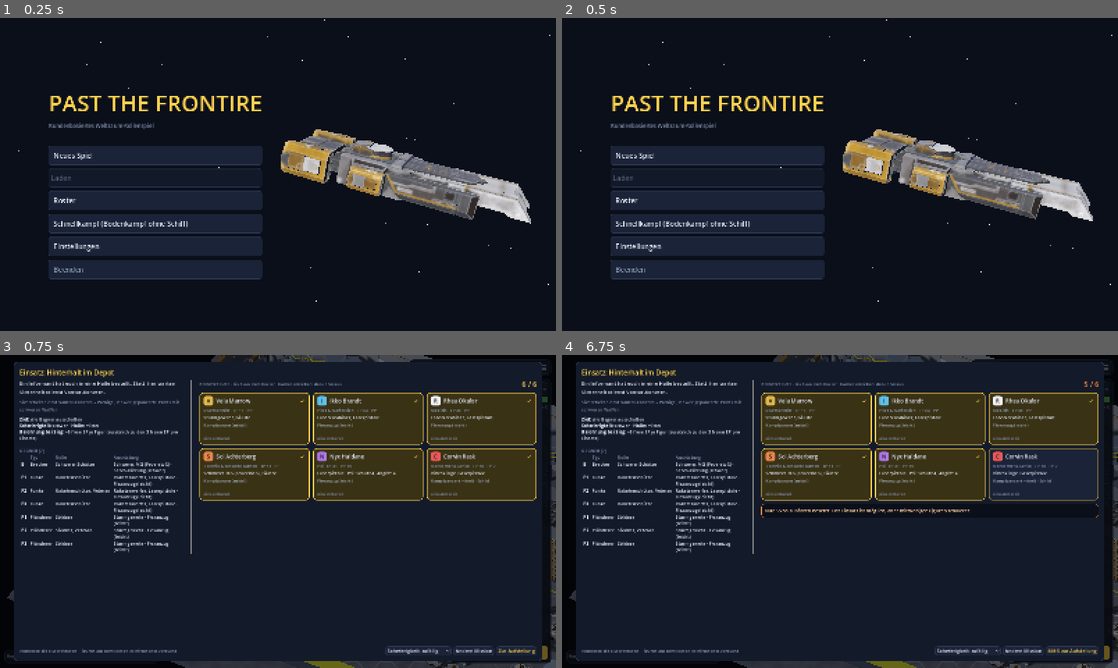
Above: before the commit, frames 1-4 (two rows, left to right).
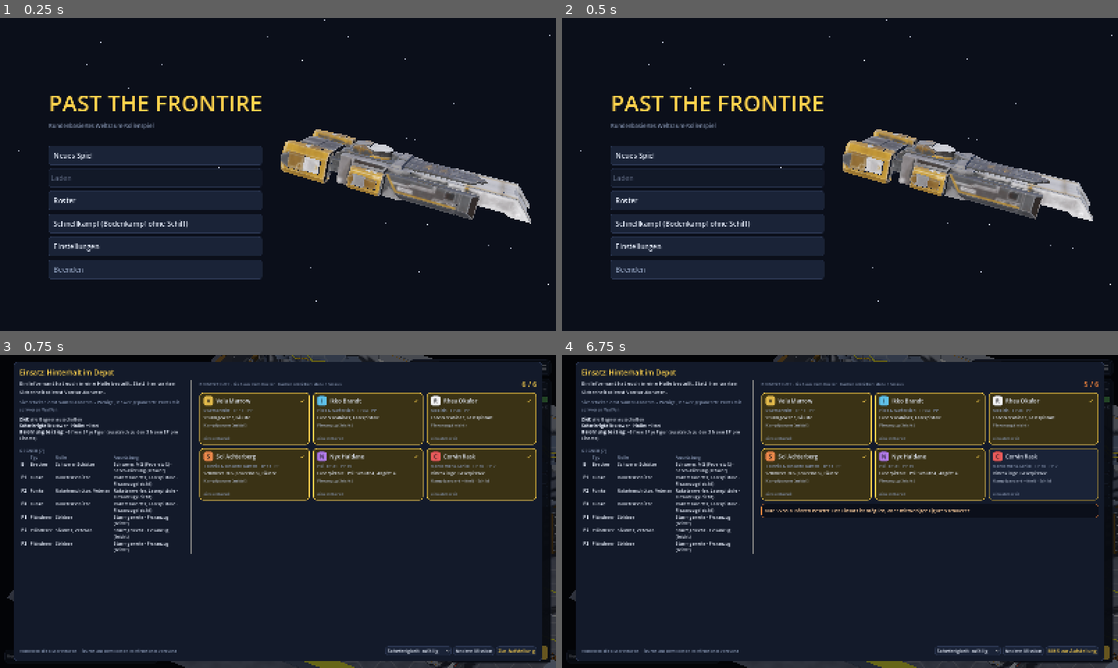
Above: after the commit, the same moments.

Repository: guenterpayer-sketch/past_the_Frontire
Game: Godot game, scene res://start.tscn
Two runs of this game, one before a commit and one after it. Both use one fixed random seed, a clock stepped at 60 frames per second and the inputs below.
Inputs (mouse positions are in pixels of both pictures, inside the frame that each line leads up to):
- Up to frame 1 (0.25 s): no input
- Up to frame 2 (0.5 s): no input
- Up to frame 3 (0.75 s): click "Schnellkampf (Bodenkampf ohne…" at 0.5 s
- Up to frame 4 (6.75 s): click (1034, 367) at 1.27 s; click (1045, 367) at 2.02 s; click (1062, 367) at 2.77 s; click (1073, 367) at 3.52 s; click (1090, 367) at 4.27 s; click "Log ▴" at 5 s; click "Bogen" at 5.75 s; click "V Vela Marrow" at 6.5 s

Frames 1-2 are identical in both runs. In frame 3, 0.3% of the frame differs, in the area x 80-100%, y 42-100%; in frame 4, 0.3%.

Commit message:
Bodenkampf: Statussymbole und -effekte, lesbare Namensschilder, Schild „am Zug“ halbtransparent, weniger Gegenstände
- Statuseffekte nach Mockup: farbige Symbole mit Zahl über dem Namensschild (max. 5, sonst +N),
  Effekte an der Figur (Bluttropfen, Sterne, Sterbend-Fleck, Psi-Blase, Verstärkungsring, Kippen)
- Namensschilder in Figurenfarbe stärker aufgehellt, Abdunkeln 70 % statt 40 %
- Schild „am Zug“ in Figurenfarbe, Fläche 60 % deckend
- Hallen: Kleinzeug, Container, Hochregale reduziert (gemessen −20 bis −26 % belegte Felder)
- autotest-player: Screenshot p5_status mit gesetzten Zuständen

Co-Authored-By: Claude Opus 5.5 <noreply@anthropic.com>
Claude-Session: https://claude.ai/code/session_01EmaLtJTtKdTkyowx6LL7sB

Diff:
--- a/godot/core/map_generator.gd
+++ b/godot/core/map_generator.gd
@@ -146,7 +146,7 @@
 
 ## 2. Hochregale: parallele Reihen mit Gängen, je eine Leiter am Ende
 func _build_shelves(cols: int, rows: int) -> void:
-	var count: int = {"klein": 1, "mittel": 2, "gross": 4}[size.id]
+	var count: int = {"klein": 1, "mittel": 2 if rng.randf() < 0.5 else 1, "gross": 3}[size.id]
 	var left_half := rng.randf() < 0.5
 	var sx0: int = 6 if left_half else cols / 2 + 1
 	var sx1: int = cols / 2 - 1 if left_half else cols - 7
@@ -183,7 +183,7 @@
 
 ## 3. Container (3 Felder lang, 1–2 breit), teils doppelt gestapelt; Aufstieg über Leiter oder Kiste
 func _build_containers(cols: int, rows: int) -> void:
-	var count: int = {"klein": 2, "mittel": 4, "gross": 7}[size.id]
+	var count: int = {"klein": 2 if rng.randf() < 0.5 else 1, "mittel": 3, "gross": 5}[size.id]
 	var placed := 0
 	var tries := 0
 	while placed < count and tries < 200:
@@ -218,8 +218,8 @@
 
 
 ## 4. Kleinzeug: Kistenstapel, Fässer, Betonbarrieren (eher quer zur Schussrichtung), Säulen.
-## SCATTER_DENSITY regelt die Menge (1.0 = so voll wie in der ersten Fassung).
-const SCATTER_DENSITY := 0.5
+## SCATTER_DENSITY regelt die Menge (1.0 = so voll wie in der ersten Fassung; 0.5 → 0.375 am 15.10.2026).
+const SCATTER_DENSITY := 0.375
 
 func _build_scatter(cols: int, rows: int) -> void:
 	var area := cols * rows * SCATTER_DENSITY
--- a/godot/tests/autotest.gd
+++ b/godot/tests/autotest.gd
@@ -275,8 +275,38 @@
 		print("nach Angriff: ", target.name, " TP ", target.hp, ", Aktivität ", u.act)
 	else:
 		print("kein Gegner angreifbar")
+	await _status_shot(out, u)
 	print("AUTOTEST FERTIG")
 	get_tree().quit()
+
+
+## Zustandssymbole und -effekte: Zustände setzen (nur für das Bild), Symbole zählen, Screenshot
+func _status_shot(out: String, u: Combatant) -> void:
+	var foes := b.combat.opponents(u).filter(func(o: Combatant) -> bool: return o.is_ok())
+	var mates := b.combat.units.filter(func(o: Combatant) -> bool: return o.team == u.team and o != u and o.is_ok())
+	if foes.is_empty() or mates.is_empty():
+		print("Status: keine Figuren für das Bild")
+		return
+	var f: Combatant = foes[0]
+	f.bleed = 3
+	f.stun = 2
+	f.malus = -20
+	f.prone = true
+	f.disarmed = true
+	f.buffs["geortet"] = {"rounds": 3, "team": u.team}
+	u.psi_shield = 2
+	u.buffs["abschirmen"] = {"rounds": 3, "val": 10}
+	var m: Combatant = mates[0]
+	m.state = Combatant.State.DYING
+	m.hp = -4
+	for o in [f, u, m]:
+		b.views[o].sync()
+	b.rig.focus(b.views[f].position.lerp(b.views[u].position, 0.5), false)
+	await get_tree().create_timer(0.8).timeout
+	var shown := func(o: Combatant) -> int:
+		return b.views[o]._status._icons.filter(func(s: Sprite3D) -> bool: return s.visible).size()
+	print("Status: Gegner %d Symbole (+%s), am Zug %d, sterbend %d" % [shown.call(f), b.views[f]._status._more.text, shown.call(u), shown.call(m)])
+	await _screenshot(out + "/p5_status.png")
 
 
 ## Psi-Bedienung: Nyx an den Zug setzen, Psi-Zeile, Reiter Schutz, Rechtsklick auf Verbündete (Kontextmenü), Psi-Schild wirken
--- a/godot/ui/active_tag.gd
+++ b/godot/ui/active_tag.gd
@@ -1,13 +1,16 @@
 class_name ActiveTag
 extends Control
-## Schild über der Figur, die am Zug ist (bzw. in Runde 0 aufgestellt wird): „Name · am Zug“ auf Gelb
-## mit wippendem Pfeil darüber. Folgt der Figur auf dem Bildschirm; Battle setzt die Position jedes Bild.
+## Schild über der Figur, die am Zug ist (bzw. in Runde 0 aufgestellt wird): „Name · am Zug“ in der Farbe
+## der Figur, Fläche 60 % deckend (Entscheidung 15.10.2026), mit wippendem Pfeil darüber. Folgt der Figur auf dem Bildschirm; Battle setzt die Position jedes Bild.
 
 const ARROW := 14.0
+const ALPHA := 0.6     # Deckkraft der Fläche, damit die Umgebung dahinter sichtbar bleibt
 
 var _panel: PanelContainer
 var _label: Label
 var _t := 0.0
+var _color := UiTheme.ACCENT
+var _key := ""
 
 
 func _ready() -> void:
@@ -28,11 +31,18 @@
 	return f
 
 
-## p: Bildschirmpunkt über dem Kopf der Figur; enemy: roter Rand für Gegner
-func show_at(p: Vector2, text: String, enemy := false) -> void:
-	if _label.text != text:
+## p: Bildschirmpunkt über dem Kopf der Figur; color: Farbe der Figur; enemy: roter Rand für Gegner
+func show_at(p: Vector2, text: String, color: Color, enemy := false) -> void:
+	var key := "%s|%s|%s" % [text, color.to_html(), enemy]
+	if _key != key:
+		_key = key
 		_label.text = text
-		_panel.add_theme_stylebox_override("panel", UiTheme.box(UiTheme.ACCENT, UiTheme.ENEMY if enemy else UiTheme.ACCENT.darkened(0.3), 7, 10, 2 if enemy else 1))
+		_color = Color(color, ALPHA)
+		var fg := UiTheme.BG if color.get_luminance() > 0.45 else UiTheme.TEXT
+		_label.add_theme_color_override("font_color", fg)
+		_label.add_theme_color_override("font_outline_color", Color(color.darkened(0.6), 0.8) if fg == UiTheme.TEXT else Color(1, 1, 1, 0.35))
+		_label.add_theme_constant_override("outline_size", 3)
+		_panel.add_theme_stylebox_override("panel", UiTheme.box(_color, UiTheme.ENEMY if enemy else Color(color.darkened(0.35), 0.9), 7, 10, 2 if enemy else 1))
 		_panel.reset_size()
 	var s := _panel.get_combined_minimum_size()
 	_panel.size = s
@@ -54,5 +64,5 @@
 	var cx := size.x / 2.0
 	var y := 2.0 + sin(_t * 5.0) * 3.0
 	var pts := PackedVector2Array([Vector2(cx - 11, y), Vector2(cx + 11, y), Vector2(cx, y + ARROW)])
-	draw_colored_polygon(pts, UiTheme.ACCENT)
+	draw_colored_polygon(pts, Color(_color, 0.9))
 	draw_polyline(PackedVector2Array([pts[0], pts[1], pts[2], pts[0]]), UiTheme.BG, 2.0, true)
--- a/godot/view/battle.gd
+++ b/godot/view/battle.gd
@@ -274,7 +274,7 @@
 		ui.active_tag.hide()
 		return
 	var text := "%s · %s" % [u.name.split(" ")[0], "aufstellen" if combat.deploying else "am Zug"]
-	ui.active_tag.show_at(p, text, not u.is_crew)
+	ui.active_tag.show_at(p, text, u.color, not u.is_crew)
 
 
 ## Runde 0 beenden: Kampf mit Runde 1 starten
--- /dev/null
+++ b/godot/view/status_fx.gd
@@ -0,0 +1,135 @@
+class_name StatusFx
+extends Node3D
+## Effekte an der Figur für Zustände (Entwurf: Artifact „Statuseffekte Bodenkampf“, 15.10.2026):
+## Blutung = fallende Tropfen und Lache, benommen = kreisende Sterne, sterbend = rot pulsierender Fleck
+## (stabilisiert: grün, ruhig), Psi-Schild = blaue Blase, Psi-Verstärkung = violetter Schimmerring.
+
+var _head := 1.8
+var _drops: CPUParticles3D
+var _pool: MeshInstance3D
+var _stars: Node3D
+var _floor: MeshInstance3D
+var _floor_mat: StandardMaterial3D
+var _bubble: MeshInstance3D
+var _bubble_mat: StandardMaterial3D
+var _ring: MeshInstance3D
+var _ring_mat: StandardMaterial3D
+var _dying := false
+var _t := 0.0
+
+
+func setup(head: float) -> void:
+	_head = head
+	# Blutung: Tropfen fallen vom Oberkörper
+	_drops = CPUParticles3D.new()
+	_drops.emitting = false
+	_drops.amount = 8
+	_drops.lifetime = 0.7
+	_drops.position.y = head * 0.6
+	_drops.emission_shape = CPUParticles3D.EMISSION_SHAPE_SPHERE
+	_drops.emission_sphere_radius = 0.14
+	_drops.direction = Vector3.DOWN
+	_drops.spread = 15.0
+	_drops.initial_velocity_min = 0.1
+	_drops.initial_velocity_max = 0.4
+	_drops.gravity = Vector3(0, -6, 0)
+	var dm := SphereMesh.new()
+	dm.radius = 0.028
+	dm.height = 0.07
+	dm.material = _flat(Color("e0453a"))
+	_drops.mesh = dm
+	add_child(_drops)
+	_pool = _disc(0.26, _flat(Color(0.75, 0.12, 0.1, 0.55)), 0.025)
+	# benommen: drei Sterne kreisen über dem Kopf
+	_stars = Node3D.new()
+	_stars.position.y = head + 0.12
+	add_child(_stars)
+	for i in 3:
+		var s := Sprite3D.new()
+		s.texture = StatusIcons.texture(&"star")
+		s.billboard = BaseMaterial3D.BILLBOARD_ENABLED
+		s.pixel_size = 0.13 / StatusIcons.SIZE
+		s.texture_filter = BaseMaterial3D.TEXTURE_FILTER_LINEAR_WITH_MIPMAPS
+		var a := TAU * i / 3.0
+		s.position = Vector3(cos(a) * 0.3, 0, sin(a) * 0.3)
+		_stars.add_child(s)
+	# sterbend / stabilisiert: Fleck am Boden
+	_floor_mat = _flat(Color(1, 0.35, 0.3, 0.4))
+	_floor = _disc(0.6, _floor_mat, 0.02)
+	# Psi-Schild: durchscheinende Blase
+	var sp := SphereMesh.new()
+	sp.radius = 0.55
+	sp.height = head + 0.45
+	_bubble_mat = _flat(Color(0.44, 0.72, 1.0, 0.16))
+	_bubble_mat.cull_mode = BaseMaterial3D.CULL_DISABLED
+	sp.material = _bubble_mat
+	_bubble = MeshInstance3D.new()
+	_bubble.mesh = sp
+	_bubble.position.y = (head + 0.45) / 2.0
+	_bubble.cast_shadow = GeometryInstance3D.SHADOW_CASTING_SETTING_OFF
+	add_child(_bubble)
+	# Psi-Verstärkung: violetter Ring außerhalb des Teamrings
+	var torus := TorusMesh.new()
+	torus.inner_radius = 0.6
+	torus.outer_radius = 0.65
+	torus.rings = 32
+	torus.ring_segments = 6
+	_ring_mat = _flat(Color(0.7, 0.55, 1.0, 0.6))
+	torus.material = _ring_mat
+	_ring = MeshInstance3D.new()
+	_ring.mesh = torus
+	_ring.position.y = 0.05
+	_ring.scale = Vector3(1, 0.3, 1)
+	_ring.cast_shadow = GeometryInstance3D.SHADOW_CASTING_SETTING_OFF
+	add_child(_ring)
+	for n in [_pool, _stars, _floor, _bubble, _ring]:
+		n.visible = false
+
+
+## Effekte aus dem Zustand der Figur übernehmen
+func sync(u: Combatant) -> void:
+	var alive := not u.is_dead()
+	_drops.emitting = alive and u.bleed > 0
+	_drops.amount = clampi(4 + u.bleed * 2, 4, 16)
+	_pool.visible = alive and u.bleed > 0
+	_stars.visible = u.is_ok() and u.stun > 0
+	_dying = u.state == Combatant.State.DYING and not u.stabilized
+	_floor.visible = u.state == Combatant.State.DYING
+	_floor_mat.albedo_color = Color(1, 0.3, 0.25, 0.4) if _dying else Color(0.37, 0.83, 0.54, 0.35)
+	_bubble.visible = alive and u.psi_shield > 0
+	_ring.visible = u.is_ok() and StatusIcons.has_buff(u)
+
+
+func _process(delta: float) -> void:
+	_t += delta
+	if _stars.visible:
+		_stars.rotation.y += delta * 2.6
+	if _floor.visible and _dying:
+		_floor_mat.albedo_color.a = 0.2 + 0.35 * (0.5 + 0.5 * sin(_t * 5.5))
+	if _bubble.visible:
+		_bubble_mat.albedo_color.a = 0.12 + 0.07 * sin(_t * 2.8)
+	if _ring.visible:
+		_ring_mat.albedo_color.a = 0.4 + 0.25 * sin(_t * 2.8)
+
+
+func _flat(c: Color) -> StandardMaterial3D:
+	var m := StandardMaterial3D.new()
+	m.shading_mode = BaseMaterial3D.SHADING_MODE_UNSHADED
+	m.transparency = BaseMaterial3D.TRANSPARENCY_ALPHA
+	m.albedo_color = c
+	return m
+
+
+func _disc(r: float, mat: StandardMaterial3D, y: float) -> MeshInstance3D:
+	var c := CylinderMesh.new()
+	c.top_radius = r
+	c.bottom_radius = r
+	c.height = 0.004
+	c.radial_segments = 24
+	c.material = mat
+	var mi := MeshInstance3D.new()
+	mi.mesh = c
+	mi.position.y = y
+	mi.cast_shadow = GeometryInstance3D.SHADOW_CASTING_SETTING_OFF
+	add_child(mi)
+	return mi
--- /dev/null
+++ b/godot/view/status_icons.gd
@@ -0,0 +1,102 @@
+class_name StatusIcons
+## Symbole für Zustände über dem Namensschild (Entwurf: Artifact „Statuseffekte Bodenkampf“, Entscheidung 15.10.2026).
+## Die Bilder sind SVG-Text und werden beim ersten Gebrauch zu Texturen gerendert (kein Import nötig).
+
+const SIZE := 64          # Kantenlänge der Textur in Pixeln
+const MAX_SHOWN := 5      # mehr Symbole → „+N“, die volle Liste steht in der Figurenkarte
+
+const COLORS := {
+	&"blood": Color("e0453a"), &"stun": Color("f2d24c"), &"dying": Color("ff5a4f"), &"stab": Color("5fd38a"),
+	&"ko": Color("9aa4b2"), &"wound": Color("f2994a"), &"disarm": Color("f2994a"), &"prone": Color("f2994a"),
+	&"shield": Color("6fb7ff"), &"buff": Color("b48cff"), &"debuff": Color("e06bd0"), &"ow": Color("f2c94c"),
+	&"wait": Color("f2c94c"), &"star": Color("f2d24c"),
+}
+
+## Psi-Wirkungen, die gegen die Figur laufen (alle anderen Einträge in buffs helfen ihr)
+const DEBUFFS := [&"geortet", &"schwachstelle"]
+
+const SVG := {
+	&"blood": '<path d="M10 2C10 2 4 9.5 4 13a6 6 0 0 0 12 0c0-3.5-6-11-6-11z" fill="#e0453a" stroke="#000" stroke-width="1.4"/>',
+	&"stun": '<g fill="#f2d24c" stroke="#000" stroke-width="1.2"><path d="M6 2l1.3 3 3.2.3-2.4 2 .8 3.1L6 8.7 3.1 10.4l.8-3.1-2.4-2 3.2-.3z"/><path d="M14 8l1.3 3 3.2.3-2.4 2 .8 3.1-2.9-1.7-2.9 1.7.8-3.1-2.4-2 3.2-.3z"/></g>',
+	&"star": '<path d="M10 1.5l2.6 5.6 6.1.7-4.5 4.1 1.2 6-5.4-3-5.4 3 1.2-6-4.5-4.1 6.1-.7z" fill="#f2d24c" stroke="#000" stroke-width="1.2"/>',
+	&"dying": '<path d="M10 17S2.5 12 2.5 7A4 4 0 0 1 10 5a4 4 0 0 1 7.5 2c0 5-7.5 10-7.5 10z" fill="#ff5a4f" stroke="#000" stroke-width="1.4"/><path d="M5 9h3l1-2 2 4 1-2h3" fill="none" stroke="#000" stroke-width="1.5"/>',
+	&"stab": '<path d="M10 17S2.5 12 2.5 7A4 4 0 0 1 10 5a4 4 0 0 1 7.5 2c0 5-7.5 10-7.5 10z" fill="#5fd38a" stroke="#000" stroke-width="1.4"/><path d="M10 7.5v6M7 10.5h6" stroke="#000" stroke-width="2"/>',
+	&"ko": '<path d="M3 6h7l-7 8h7" fill="none" stroke="#000" stroke-width="4" stroke-linejoin="round"/><path d="M3 6h7l-7 8h7" fill="none" stroke="#9aa4b2" stroke-width="2" stroke-linejoin="round"/><path d="M12 3h5l-5 6h5" fill="none" stroke="#000" stroke-width="3.4" stroke-linejoin="round"/><path d="M12 3h5l-5 6h5" fill="none" stroke="#9aa4b2" stroke-width="1.6" stroke-linejoin="round"/>',
+	&"wound": '<path d="M8 2l-2 6 4 2-2 8" fill="none" stroke="#000" stroke-width="4.4" stroke-linecap="round" stroke-linejoin="round"/><path d="M8 2l-2 6 4 2-2 8" fill="none" stroke="#f2994a" stroke-width="2.4" stroke-linecap="round" stroke-linejoin="round"/><path d="M13 4l4 4M13 12l4 4" stroke="#000" stroke-width="3.4" stroke-linecap="round"/><path d="M13 4l4 4M13 12l4 4" stroke="#f2994a" stroke-width="1.8" stroke-linecap="round"/>',
+	&"disarm": '<path d="M3 9h10v3H6l-1 4H3z" fill="#f2994a" stroke="#000" stroke-width="1.2"/><path d="M2 2l16 16" stroke="#000" stroke-width="3.4"/><path d="M2 2l16 16" stroke="#ff5a4f" stroke-width="2"/>',
+	&"prone": '<circle cx="4" cy="12" r="2.5" fill="#f2994a" stroke="#000"/><path d="M7 12h10" stroke="#000" stroke-width="4" stroke-linecap="round"/><path d="M7 12h10" stroke="#f2994a" stroke-width="2.4" stroke-linecap="round"/><path d="M2 17h16" stroke="#000" stroke-width="2.6"/><path d="M2 17h16" stroke="#9aa4b2" stroke-width="1.4"/>',
+	&"shield": '<path d="M10 2l7 3v5c0 4-3 6.5-7 8-4-1.5-7-4-7-8V5z" fill="#6fb7ff" stroke="#000" stroke-width="1.4"/>',
+	&"buff": '<path d="M10 2l2.2 5.8L18 10l-5.8 2.2L10 18l-2.2-5.8L2 10l5.8-2.2z" fill="#b48cff" stroke="#000" stroke-width="1.2"/>',
+	&"debuff": '<circle cx="10" cy="10" r="7" fill="none" stroke="#000" stroke-width="3.6"/><circle cx="10" cy="10" r="7" fill="none" stroke="#e06bd0" stroke-width="2"/><path d="M10 1v6M10 13v6M1 10h6M13 10h6" stroke="#000" stroke-width="3.4"/><path d="M10 1v6M10 13v6M1 10h6M13 10h6" stroke="#e06bd0" stroke-width="1.8"/>',
+	&"ow": '<circle cx="10" cy="10" r="7" fill="none" stroke="#000" stroke-width="4"/><circle cx="10" cy="10" r="7" fill="none" stroke="#f2c94c" stroke-width="2.4"/><circle cx="10" cy="10" r="2.8" fill="#f2c94c" stroke="#000"/>',
+	&"wait": '<rect x="4" y="3" width="4.5" height="14" rx="1" fill="#f2c94c" stroke="#000" stroke-width="1.2"/><rect x="11.5" y="3" width="4.5" height="14" rx="1" fill="#f2c94c" stroke="#000" stroke-width="1.2"/>',
+}
+
+static var _cache := {}
+
+
+## Textur eines Symbols (gecacht)
+static func texture(id: StringName) -> Texture2D:
+	if _cache.has(id):
+		return _cache[id]
+	var svg: String = '<svg xmlns="http://www.w3.org/2000/svg" width="20" height="20" viewBox="0 0 20 20">%s</svg>' % SVG.get(id, "")
+	var img := Image.new()
+	var tex: Texture2D = null
+	if img.load_svg_from_string(svg, SIZE / 20.0) == OK:
+		img.generate_mipmaps()
+		tex = ImageTexture.create_from_image(img)
+	_cache[id] = tex
+	return tex
+
+
+## Symbole einer Figur in fester Reihenfolge: [{id, text}]
+static func entries(u: Combatant) -> Array[Dictionary]:
+	var e: Array[Dictionary] = []
+	if u.state == Combatant.State.DYING:
+		e.append({"id": &"stab" if u.stabilized else &"dying", "text": "" if u.stabilized else "sterbend"})
+	elif u.state == Combatant.State.KO:
+		e.append({"id": &"ko", "text": ""})
+	if u.bleed:
+		e.append({"id": &"blood", "text": str(u.bleed)})
+	if u.stun:
+		e.append({"id": &"stun", "text": str(u.stun)})
+	if u.malus and not u.buffs.has("schmerz"):
+		e.append({"id": &"wound", "text": str(u.malus) if u.malus < 0 else "−%d" % u.malus})
+	if u.disarmed or u.next_attack_malus:
+		e.append({"id": &"disarm", "text": ""})
+	if u.prone:
+		e.append({"id": &"prone", "text": ""})
+	if u.psi_shield:
+		e.append({"id": &"shield", "text": str(u.psi_shield)})
+	var good: Variant = _shortest(u, false)
+	if good != null:
+		e.append({"id": &"buff", "text": good})
+	var bad: Variant = _shortest(u, true)
+	if bad != null:
+		e.append({"id": &"debuff", "text": bad})
+	if u.has_overwatch():
+		e.append({"id": &"ow", "text": ""})
+	if u.waiting:
+		e.append({"id": &"wait", "text": ""})
+	return e
+
+
+## Mehrere Psi-Wirkungen zeigen ein Symbol; Zahl = kürzeste Restdauer (leer, wenn keine Rundenzahl). null = keine
+static func _shortest(u: Combatant, debuff: bool) -> Variant:
+	var found := false
+	var best := 999
+	for b in u.buffs:
+		if (StringName(b) in DEBUFFS) != debuff:
+			continue
+		found = true
+		var r: int = u.buffs[b].get("rounds", -1)
+		if r > 0:
+			best = mini(best, r)
+	if not found:
+		return null
+	return "" if best == 999 else str(best)
+
+
+## hat die Figur Psi-Wirkungen zu ihren Gunsten (für den Schimmerring)?
+static func has_buff(u: Combatant) -> bool:
+	return _shortest(u, false) != null
--- /dev/null
+++ b/godot/view/status_row.gd
@@ -0,0 +1,107 @@
+class_name StatusRow
+extends Node3D
+## Reihe farbiger Zustandssymbole mit Zahl über dem Namensschild (feste Bildschirmgröße wie das Schild).
+## Höchstens StatusIcons.MAX_SHOWN Symbole, danach „+N“.
+
+const PIXEL := 0.0011     # wie das Namensschild (UnitView._make_label)
+const ICON := 32.0        # Symbolgröße in Schild-Einheiten (24 war im Spiel zu klein)
+const FONT := 26
+const GAP := 6.0
+
+var lift := 34.0          # Abstand nach oben in Schild-Einheiten (negativ = unter dem Punkt)
+var _icons: Array[Sprite3D] = []
+var _texts: Array[Label3D] = []
+var _more: Label3D
+var _pulse: Sprite3D       # „sterbend“ pulsiert
+var _t := 0.0
+var _alpha := 1.0
+
+
+func _init() -> void:
+	for i in StatusIcons.MAX_SHOWN:
+		var s := Sprite3D.new()
+		s.billboard = BaseMaterial3D.BILLBOARD_ENABLED
+		s.no_depth_test = true
+		s.fixed_size = true
+		s.pixel_size = PIXEL * ICON / StatusIcons.SIZE
+		s.render_priority = 3
+		s.texture_filter = BaseMaterial3D.TEXTURE_FILTER_LINEAR_WITH_MIPMAPS
+		add_child(s)
+		_icons.append(s)
+		_texts.append(_label())
+	_more = _label()
+	_more.modulate = Color(0.85, 0.88, 0.93)
+
+
+func _label() -> Label3D:
+	var l := Label3D.new()
+	l.billboard = BaseMaterial3D.BILLBOARD_ENABLED
+	l.no_depth_test = true
+	l.fixed_size = true
+	l.pixel_size = PIXEL
+	l.font_size = FONT
+	l.outline_size = 8
+	l.outline_modulate = Color(0, 0, 0, 0.9)
+	l.render_priority = 3
+	l.horizontal_alignment = HORIZONTAL_ALIGNMENT_LEFT
+	add_child(l)
+	return l
+
+
+## Symbole neu setzen; alpha: Deckkraft (abgedunkelt, wenn eine andere Figur am Zug ist)
+func show_for(u: Combatant, alpha: float) -> void:
+	_alpha = alpha
+	var e := StatusIcons.entries(u)
+	var shown := mini(e.size(), StatusIcons.MAX_SHOWN)
+	var font := ThemeDB.fallback_font
+	# Breite der Reihe bestimmen, dann mittig ausrichten
+	var widths: Array[float] = []
+	var total := 0.0
+	for i in shown:
+		var w := ICON
+		var t: String = e[i].text
+		if t != "":
+			w += 2.0 + font.get_string_size(t, HORIZONTAL_ALIGNMENT_LEFT, -1, FONT).x
+		widths.append(w)
+		total += w + (GAP if i > 0 else 0.0)
+	var more := e.size() - shown
+	var more_text := "+%d" % more
+	if more > 0:
+		total += GAP + font.get_string_size(more_text, HORIZONTAL_ALIGNMENT_LEFT, -1, FONT).x
+	var x := -total / 2.0
+	_pulse = null
+	for i in StatusIcons.MAX_SHOWN:
+		var s := _icons[i]
+		var l := _texts[i]
+		if i >= shown:
+			s.visible = false
+			l.visible = false
+			continue
+		var id: StringName = e[i].id
+		s.visible = true
+		s.texture = StatusIcons.texture(id)
+		# Sprite-Versatz in Texturpixeln, Mitte des Symbols
+		var k := StatusIcons.SIZE / ICON
+		s.offset = Vector2(x + ICON / 2.0, lift) * k
+		s.modulate = Color(1, 1, 1, alpha)
+		if id == &"dying":
+			_pulse = s
+		var t: String = e[i].text
+		l.visible = t != ""
+		l.text = t
+		l.offset = Vector2(x + ICON + 2.0, lift)
+		l.modulate = Color(StatusIcons.COLORS.get(id, Color.WHITE), alpha)
+		x += widths[i] + GAP
+	_more.visible = more > 0
+	_more.text = more_text
+	_more.offset = Vector2(x, lift)
+	_more.modulate.a = alpha
+	visible = shown > 0
+
+
+func _process(delta: float) -> void:
+	if _pulse and visible:
+		_t += delta
+		var a := (0.75 + 0.25 * sin(_t * 5.5)) * _alpha
+		_pulse.modulate.a = a
+		_texts[_icons.find(_pulse)].modulate.a = a
--- a/godot/view/unit_view.gd
+++ b/godot/view/unit_view.gd
@@ -1,18 +1,20 @@
 class_name UnitView
 extends Node3D
 ## Eine Figur auf der Karte: Darstellung (3D-Modell oder Grundkörper, siehe Figure), Teamring,
-## Sichtfeld der Figur am Zug, Namensschild mit Trefferpunkten und Zustandssymbolen.
+## Sichtfeld der Figur am Zug, Namensschild mit Trefferpunkten, Zustandssymbole (StatusRow) und -effekte (StatusFx).
 
 const STEP_TIME := 0.16
 
 var unit: Combatant
 var figure: Figure
 var current := false
-var dimmed := false             # eine andere Figur ist am Zug: Namensschild abgedunkelt
+var dimmed := false             # eine andere Figur ist am Zug: Namensschild leicht abgedunkelt
+const DIM_ALPHA := 0.7          # vorher 0.4: Trefferpunkte der Gegner waren kaum lesbar (Spieltest 15.10.2026)
 var _ring: MeshInstance3D
 var _ring_mat: StandardMaterial3D
 var _label: Label3D
-var _icon: Label3D
+var _status: StatusRow
+var _fx: StatusFx
 var _fov: MeshInstance3D
 var _pulse := 0.0
 var _step_id := 0
@@ -25,10 +27,13 @@
 	add_child(figure)
 	figure.setup(u)
 	_build_ring(u)
-	_label = _make_label(26, u.color.lightened(0.35))
+	_label = _make_label(26, u.color.lightened(0.5))   # Farbe der Figur, stark aufgehellt (lesbar auch bei Dunkelrot)
 	_label.position = Vector3(0, figure.head_height() + 0.45, 0)
-	_icon = _make_label(30, Color(1, 0.85, 0.3))
-	_icon.position = Vector3(0, figure.head_height() + 0.9, 0)
+	_status = StatusRow.new()
+	add_child(_status)
+	_fx = StatusFx.new()
+	add_child(_fx)
+	_fx.setup(figure.head_height())
 	set_facing(u.facing, false)
 	_apply_pose()
 	sync()
@@ -44,21 +49,25 @@
 func sync() -> void:
 	var u := unit
 	_label.text = "%s  %d/%d" % [u.letter, maxi(u.hp, 0), u.max_hp]
-	var icons := ""
-	if u.has_overwatch():
-		icons += "◎"
-	if u.waiting:
-		icons += "⏸"
-	if u.psi_shield > 0:
-		icons += "✦"
-	if u.bleed > 0:
-		icons += "•"
-	_icon.text = icons
 	_ring.visible = not u.is_dead()
 	# die Figur am Zug zeigt statt des Namensschilds das ActiveTag der Oberfläche
 	_label.visible = not u.is_dead() and not current
-	_label.modulate.a = 0.4 if dimmed and not current else 1.0
-	_icon.modulate.a = _label.modulate.a
+	_label.modulate.a = DIM_ALPHA if dimmed and not current else 1.0
+	# Symbole über dem Namensschild; bei der Figur am Zug (Schild ausgeblendet) knapp unter dem Schild „am Zug“
+	if current:
+		_status.position = tag_point() - position
+		_status.lift = -20.0
+	else:
+		_status.position = _label.position
+		_status.lift = 34.0
+	_status.visible = not u.is_dead()
+	if _status.visible:
+		_status.show_for(u, _label.modulate.a)
+	_fx.sync(u)
+	# niedergeworfen: Figur kippt zur Seite
+	var tilt := 0.5 if u.prone and u.is_ok() else 0.0
+	if not is_equal_approx(figure.rotation.z, tilt):
+		create_tween().tween_property(figure, "rotation:z", tilt, 0.25)
 	_fov.visible = current and u.is_ok()
 	figure.set_ghost(not u.is_dead())
 	if not current:
@@ -156,7 +165,8 @@
 	l.fixed_size = true
 	l.pixel_size = 0.0011
 	l.font_size = size
-	l.outline_size = 8
+	l.outline_size = 10
+	l.outline_modulate = Color(0, 0, 0, 0.9)
 	l.modulate = color
 	l.render_priority = 2
 	add_child(l)
Not shown, added: godot/view/status_fx.gd.uid
Not shown, added: godot/view/status_icons.gd.uid
Not shown, added: godot/view/status_row.gd.uid
Not shown, changed: docs/module/bodenkampf.md
